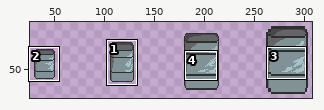
Pixel-art file, stored at Metal Can Sprite.aseprite. The first picture is a wide view before the edit; the outline marks the close-up.
Close-up. Earlier state:
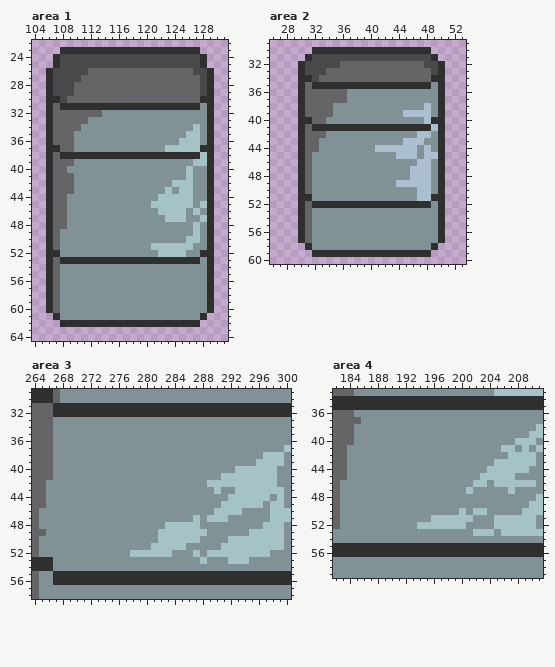
320x80 pixels, 1 frame. Shown: area 1: x 104..131, y 22..64; area 2: x 26..53, y 29..60; area 3: x 264..300, y 29..58; area 4: x 182..211, y 33..59. The wide view leaves out empty margins.
Once edited:
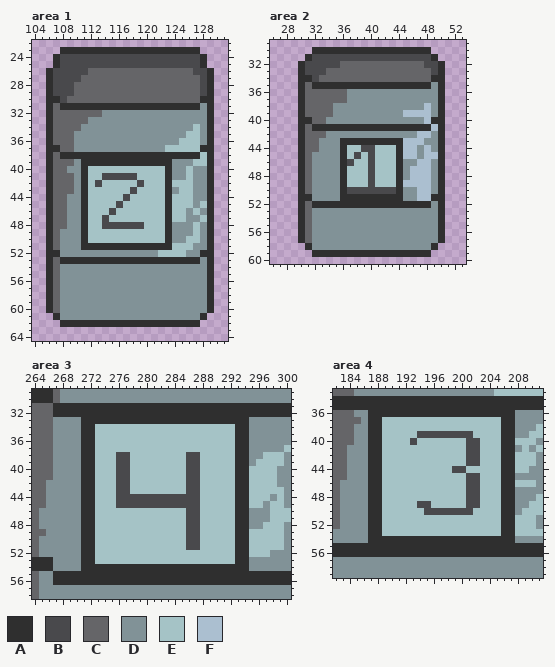
Palette (. is transparent): A #2f2f2f  B #49494c  C #656568  D #819297  E #a5c3c6  F #abbfd0
Author's note on the commit: Add files via upload Added post its
From old to new:
layer "Layer 2" added
Changed rows in their new state; - is an unchanged pixel.
Area 1, layer "Layer 2":
first column x 111:
39 AAAAAAAAAAAAA
40 AEEEEEEEEEEEA
41 AEEBBBBBEEEEA
42 AEBEEEEEBEEEA
43 AEEEEEEBEEEEA
44 AEEEEEBEEEE-A
45 AEEEEBEEEE--A
46 AEEEBEEEEEE-A
47 AEEBEEEEEEEEA
48 AEEBBBBBBEEEA
49 AEEEEEEEEEEEA
50 AEEEEEEEEEEEA
51 AAAAAAAAAAAAA
Area 2, layer "Layer 2":
first column x 36:
43 AAAAAAAAA
44 AEEBBEEEA
45 AEBEBEEEA
46 ABEEBEEEA
47 AEEEBEEEA
48 AEEEBEEEA
49 AEEEBEEEA
50 ABBBBBBBA
51 AAAAAAAAA
Area 3, layer "Layer 2":
first column x 271:
33 AAAAAAAAAAAAAAAAAAAAAAAA
34 AAEEEEEEEEEEEEEEEEEEEEAA
35 AAEEEEEEEEEEEEEEEEEEEEAA
36 AAEEEEEEEEEEEEEEEEEEEEAA
37 AAEEEEEEEEEEEEEEEEEEEEAA
38 AAEEEBBEEEEEEEEBBEEEEEAA
39 AAEEEBBEEEEEEEEBBEEEEEAA
40 AAEEEBBEEEEEEEEBBEEEEEAA
41 AAEEEBBEEEEEEEEBBEEE--AA
42 AAEEEBBEEEEEEEEBBE----AA
43 AAEEEBBEEEEEEEEBBEE-EEAA
44 AAEEEBBBBBBBBBBBBEEEE-AA
45 AAEEEBBBBBBBBBBBBEEE--AA
46 AAEEEEEEEEEEEEEBBEE---AA
47 AAEEEEEEEEEEEEEBBE---EAA
48 AAEEEEEEEEEE---BBEEEEEAA
49 AAEEEEEEEEE----BB-EEEEAA
50 AAEEEEEEEEE----BBEEEE-AA
51 AAEEEEEEEE-----BBEEE--AA
52 AAEEEEE------EEE-E----AA
53 AAEEEEEEEEEEEEEEE-EEE-AA
54 AAAAAAAAAAAAAAAAAAAAAAAA
Area 4, layer "Layer 2":
first column x 187:
36 AAAAAAAAAAAAAAAAAAAAA
37 AAEEEEEEEEEEEEEEEEEAA
38 AAEEEEEEEEEEEEEEEEEAA
39 AAEEEEEBBBBBBBBEEEEAA
40 AAEEEEBEEEEEEEBBEEEAA
41 AAEEEEEEEEEEEEBBEEEAA
42 AAEEEEEEEEEEEEBBEEEAA
43 AAEEEEEEEEEEEEBBEE-AA
44 AAEEEEEEEEEEBBEEE--AA
45 AAEEEEEEEEEEEEBB---AA
46 AAEEEEEEEEEEEEBB-E-AA
47 AAEEEEEEEEEEEEBBEEEAA
48 AAEEEEEEEEEEEEBBEEEAA
49 AAEEEEEBBEEEEEBBEEEAA
50 AAEEEEEEBBBBBBB--EEAA
51 AAEEEEEEE------EEE-AA
52 AAEEEEE-------EEEE-AA
53 AAEEEEEEEEEEEEE---EAA
54 AAAAAAAAAAAAAAAAAAAAA
Pixel boxes of the changes (left, top, right, bottom) in both close-ups:
changed: (81, 159, 172, 250)
changed: (340, 138, 403, 201)
changed: (81, 417, 249, 571)
changed: (368, 410, 515, 543)
